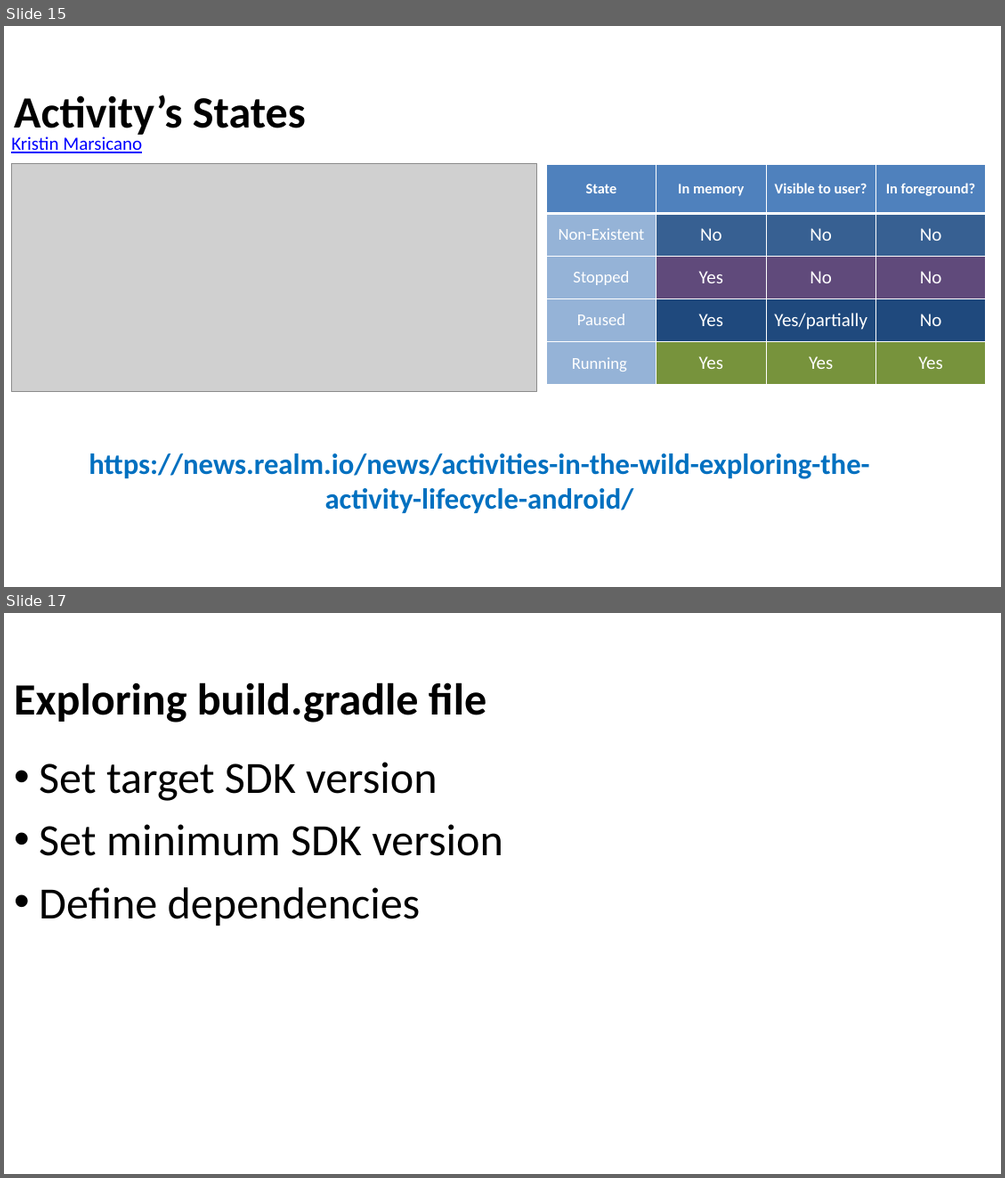
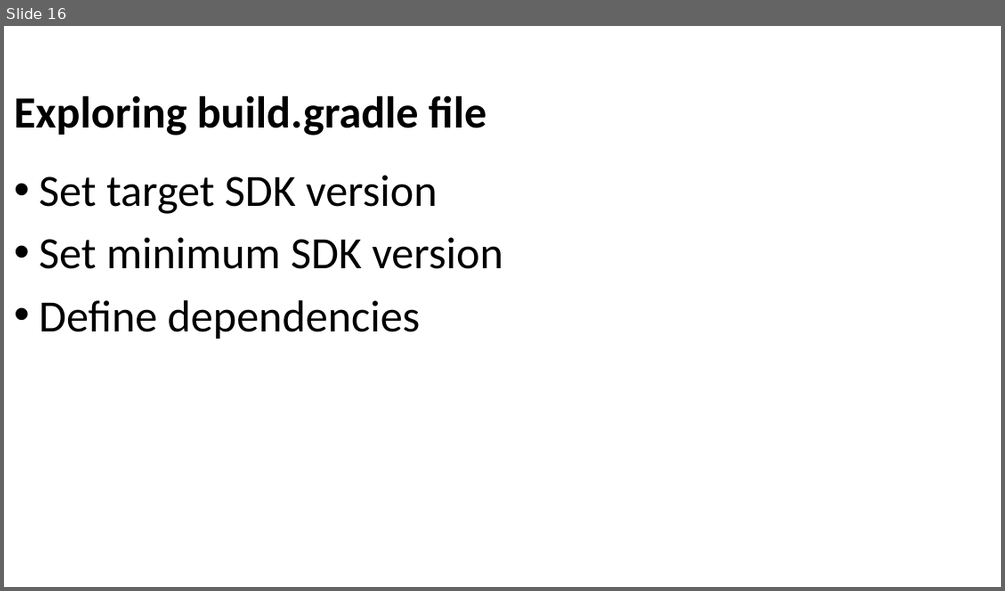
Before and after one commit to Batch-xx/Android-Lunch-Learn, a slide deck: slides/Android Studio_Activities_Fragments.pptx. Shown one above the other, each under a label of ours: slides 15 and 17 before the commit, slide 16 after it; the slides between them are not shown. The pictures are 1005x1178 and 1005x591 pixels, drawn with LibreOffice and Linux fonts; fonts in the diff are those of the drawing; grey boxes stand for pictures; background and template pictures are left out. Boxes give left, top, right and bottom in pixels: in the first picture for what was removed or moved away, otherwise in the second. Text is boxed around its words. In the diff, an @@ line names an element or a change of style, - is before the commit and + after.

```diff
--- a/slides/Android Studio_Activities_Fragments.pptx
+++ b/slides/Android Studio_Activities_Fragments.pptx
@@ slide 15 removed at box(4, 26, 1001, 587), background picture (left out) @@
@@ title removed at box(14, 95, 306, 138) @@
-Activity’s States
@@ text removed at box(11, 136, 142, 153) @@
-Kristin Marsicano
@@ picture removed at box(11, 164, 537, 391) @@
@@ table removed at box(546, 165, 986, 385), 5 rows, 4 columns @@
-State | In memory | Visible to user? | In foreground?
-Non-Existent | No | No | No
-Stopped | Yes | No | No
-Paused | Yes | Yes/partially | No
-Running | Yes | Yes | Yes
@@ text removed at box(89, 453, 869, 513) @@
-https://news.realm.io/news/activities-in-the-wild-exploring-the-activity-lifecycle-android/
@@ what was slide 17 is now slide 16 @@
```
Also in this commit, not shown: 6 slides changed, 4 slides added, 5 other slides removed, 1 other file.
